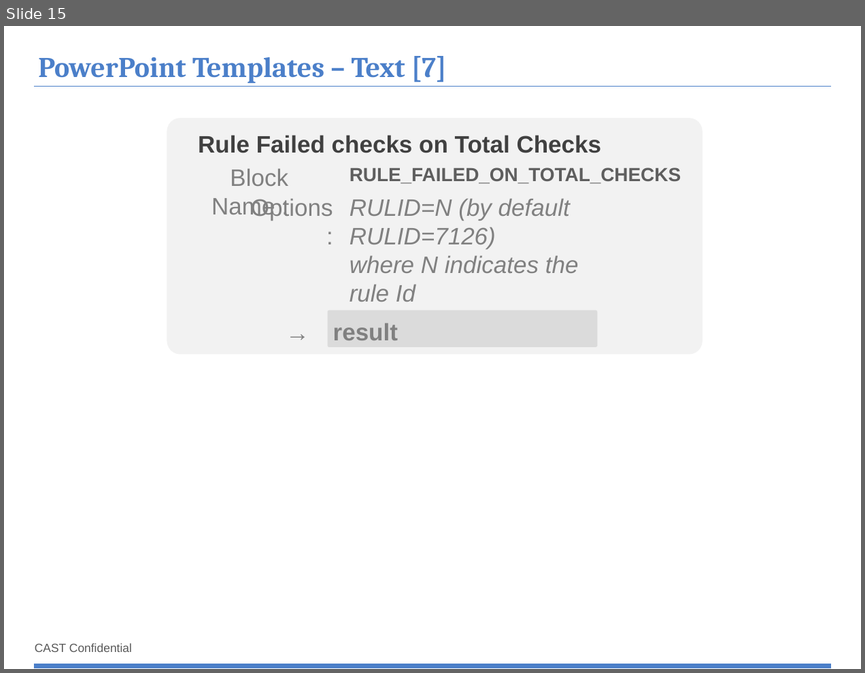
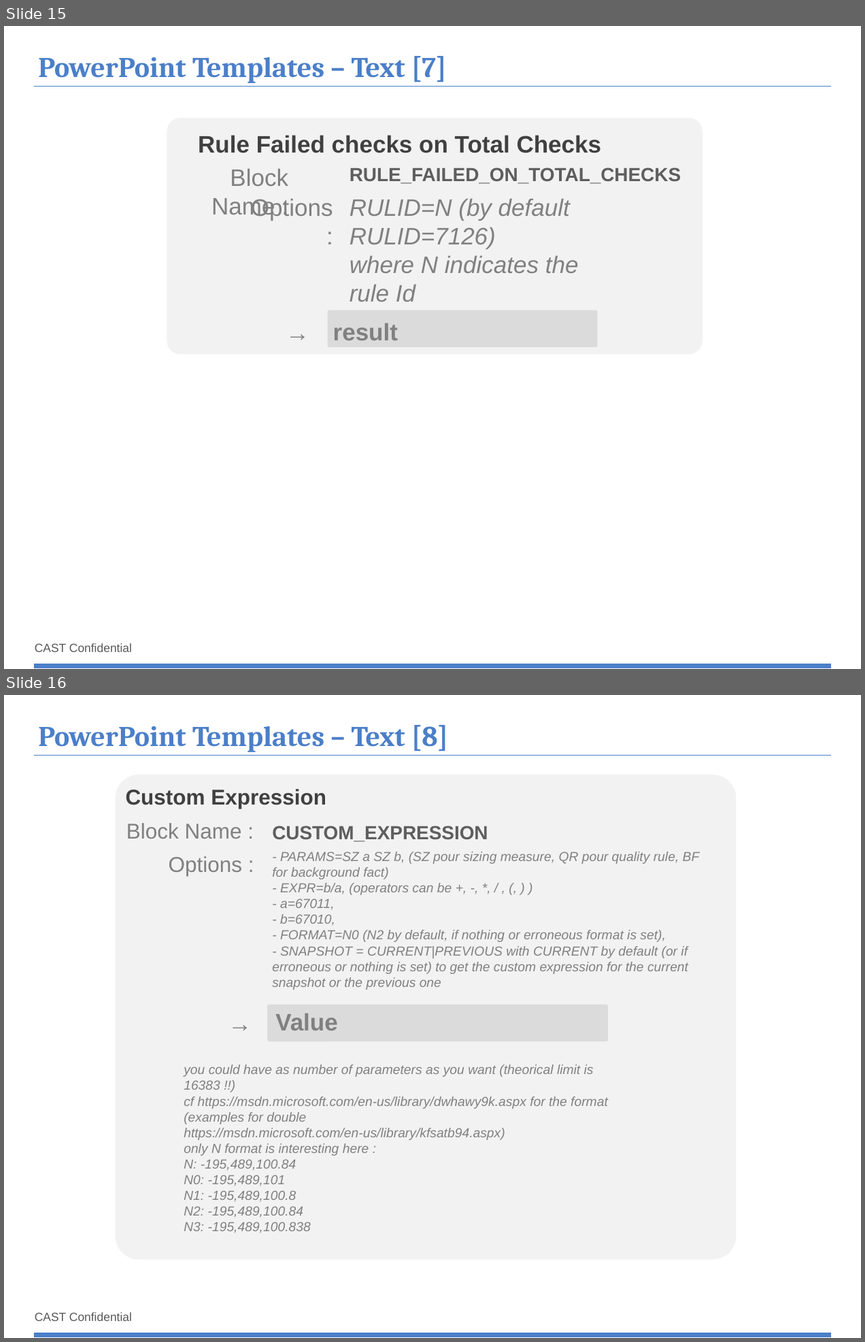
Before and after one commit to CAST-projects/ReportGenerator, a slide deck: CastReporting.Reporting/TemplatesFiles/1- Powerpoint-components-library.pptx. Shown one above the other, each under a label of ours: slide 15 before the commit, slides 15 and 16 after it. The pictures are 865x673 and 865x1342 pixels, drawn with LibreOffice and Linux fonts; fonts in the diff are those of the drawing; background and template pictures are left out. Boxes give left, top, right and bottom in pixels: in the first picture for what was removed or moved away, otherwise in the second. Text is boxed around its words. In the diff, an @@ line names an element or a change of style, - is before the commit and + after.

Commit message:
REPORTGEN-40 : Update the word, ppt and excel templates

```diff
--- a/CastReporting.Reporting/TemplatesFiles/1- Powerpoint-components-library.pptx
+++ b/CastReporting.Reporting/TemplatesFiles/1- Powerpoint-components-library.pptx
@@ slide 16 added at <box>4,695,861,1338</box>, background #FFFFFF; not listed: 3 template elements that a slide beside it also shows @@
@@ title added at <box>38,725,448,752</box>, 24 pt, text #4B7FC9, bold @@
+PowerPoint Templates – Text [8]
@@ rounded rectangle added at <box>116,775,736,1259</box>, fill #F2F2F2 @@
@@ text added at <box>126,789,326,809</box>, 18 pt, text #404040, bold @@
+Custom Expression
@@ text added at <box>126,823,242,838</box>, 18 pt, text #808080 @@
+Block Name :
@@ text added at <box>272,826,487,842</box>, 16 pt, text #5E5E5E, bold @@
+CUSTOM_EXPRESSION
@@ text added at <box>169,856,242,876</box>, 18 pt, text #808080 @@
+Options :
@@ text added at <box>272,851,700,989</box>, 11 pt, text #808080, italic @@
+- PARAMS=SZ a SZ b, (SZ pour sizing measure, QR pour quality rule, BF for background fact)
+- EXPR=b/a, (operators can be +, -, *, / , (, ) )
+- a=67011,
+- b=67010,
+- FORMAT=N0 (N2 by default, if nothing or erroneous format is set),
+- SNAPSHOT = CURRENT|PREVIOUS with CURRENT by default (or if erroneous or nothing is set) to get the custom expression for the current snapshot or the previous one
@@ text added at <box>220,1004,261,1041</box>, 20 pt, text #808080, bold @@
+→
@@ rounded rectangle added at <box>267,1004,607,1041</box>, fill #BFBFBF at 45% opacity @@
@@ text added at <box>275,1013,337,1030</box>, 20 pt, text #808080, bold @@
+Value
@@ text added at <box>184,1064,608,1233</box>, 11 pt, text #808080, italic @@
+you could have as number of parameters as you want (theorical limit is 16383 !!)
+cf https://msdn.microsoft.com/en-us/library/dwhawy9k.aspx for the format
+(examples for double https://msdn.microsoft.com/en-us/library/kfsatb94.aspx)
+only N format is interesting here :
+N: -195,489,100.84
+N0: -195,489,101
+N1: -195,489,100.8
+N2: -195,489,100.84
+N3: -195,489,100.838
```
Also in this commit, not shown: 1 slide changed, 4 other files.
